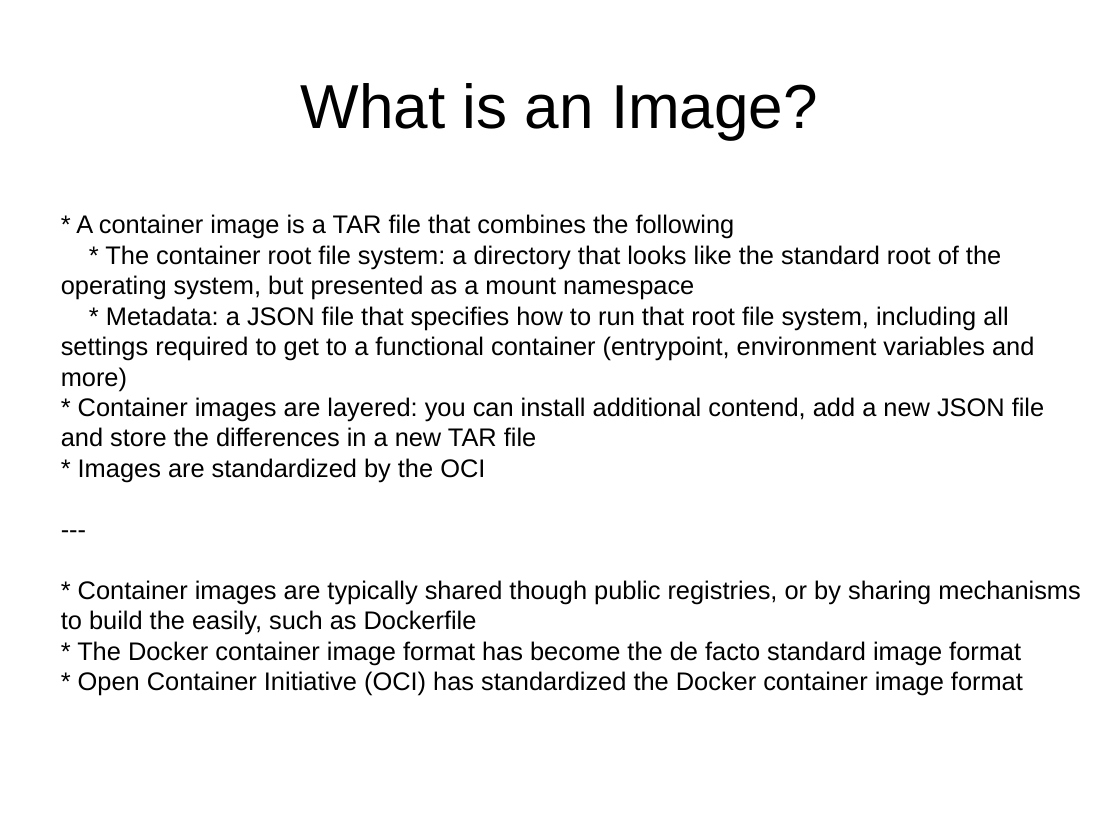
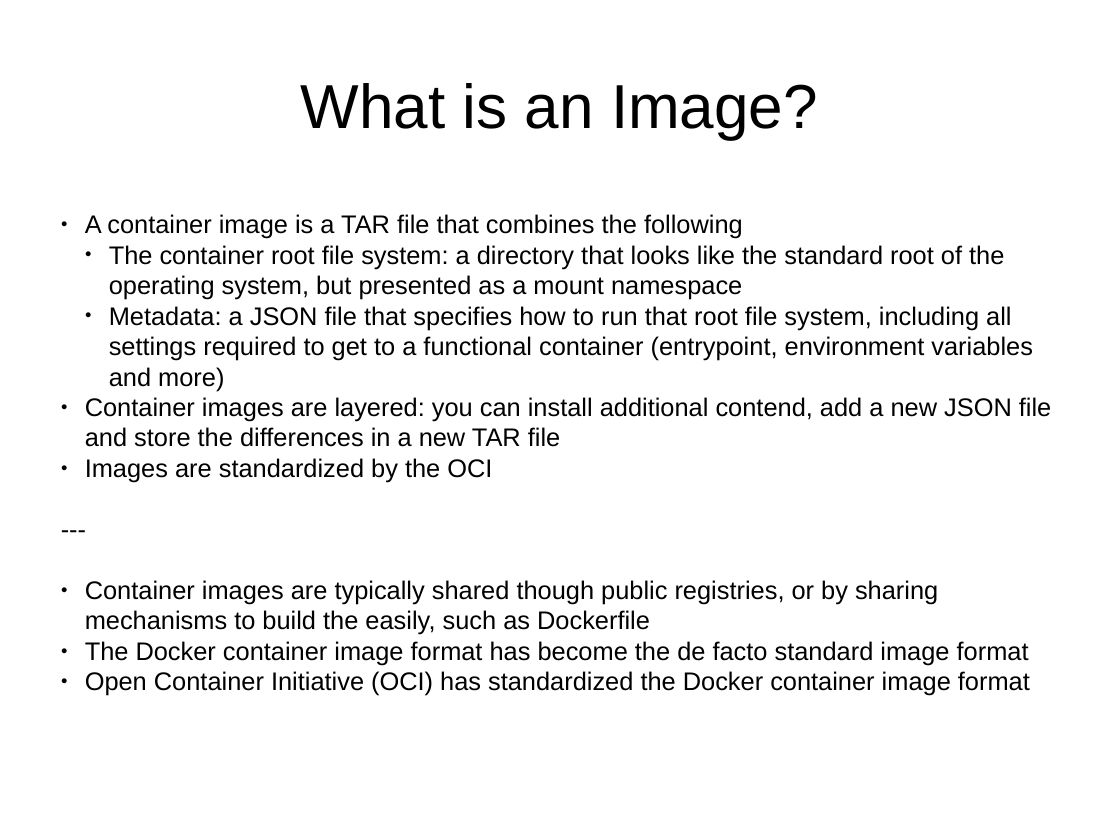
Before and after one commit to j-avdeev/DevOps, a slide deck: slide 11 of Lec presentations/DevOps - lec2 - RAID VM Docker.odp. Drawn at 1120x840 pixels with LibreOffice and Linux fonts; fonts in the diff are those of the drawing. Boxes give left, top, right and bottom in pixels: in the first picture for what was removed or moved away, otherwise in the second. Text is boxed around its words. In the diff, an @@ line names an element or a change of style, - is before the commit and + after.

Commit message:
upd Docker presentation

```diff
--- a/Lec presentations/DevOps - lec2 - RAID VM Docker.odp
+++ b/Lec presentations/DevOps - lec2 - RAID VM Docker.odp
@@ text at [85, 214, 1051, 482]: text changed @@
-* A container image is a TAR file that combines the following
-* The container root file system: a directory that looks like the standard root of the operating system, but presented as a mount namespace
-* Metadata: a JSON file that specifies how to run that root file system, including all settings required to get to a functional container (entrypoint, environment variables and more)
-* Container images are layered: you can install additional contend, add a new JSON file and store the differences in a new TAR file
-* Images are standardized by the OCI
+● A container image is a TAR file that combines the following
+  ● The container root file system: a directory that looks like the standard root of the operating system, but presented as a mount namespace
+  ● Metadata: a JSON file that specifies how to run that root file system, including all settings required to get to a functional container (entrypoint, environment variables and more)
+● Container images are layered: you can install additional contend, add a new JSON file and store the differences in a new TAR file
+● Images are standardized by the OCI
@@ text at [85, 580, 1029, 665]: text changed @@
-* Container images are typically shared though public registries, or by sharing mechanisms to build the easily, such as Dockerfile
-* The Docker container image format has become the de facto standard image format
-* Open Container Initiative (OCI) has standardized the Docker container image format
+● Container images are typically shared though public registries, or by sharing mechanisms to build the easily, such as Dockerfile
+● The Docker container image format has become the de facto standard image format
+● Open Container Initiative (OCI) has standardized the Docker container image format
```
Also in this commit, not shown: 3 other slides changed, 5 slides added, 2 other files.
